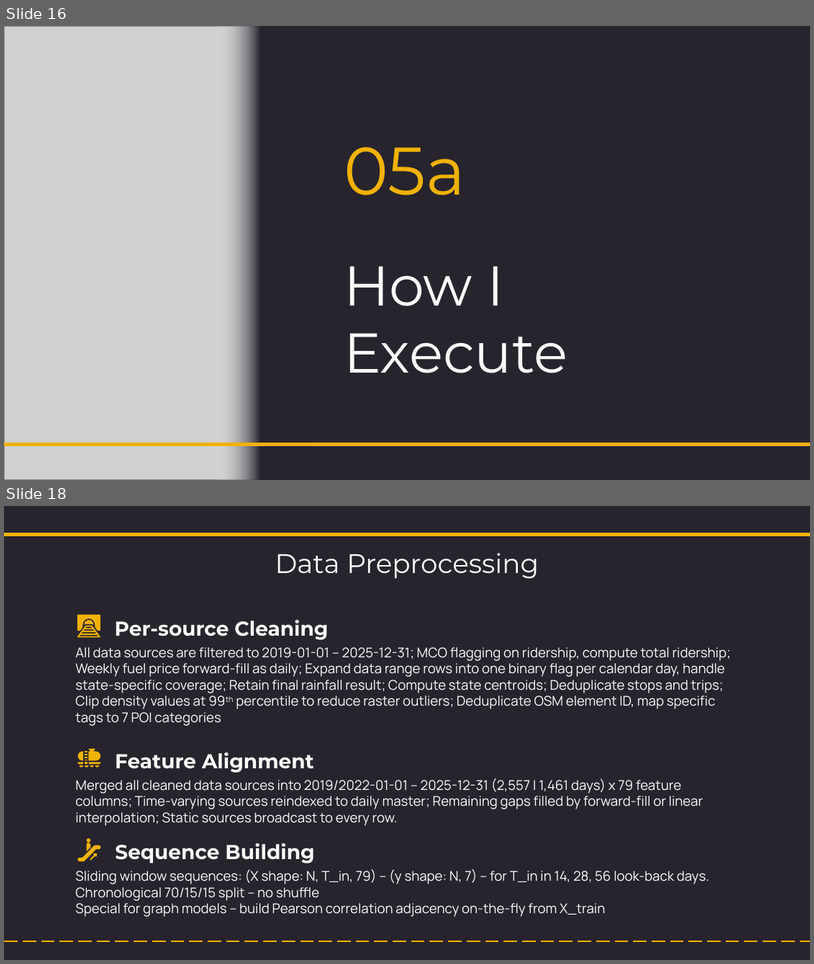
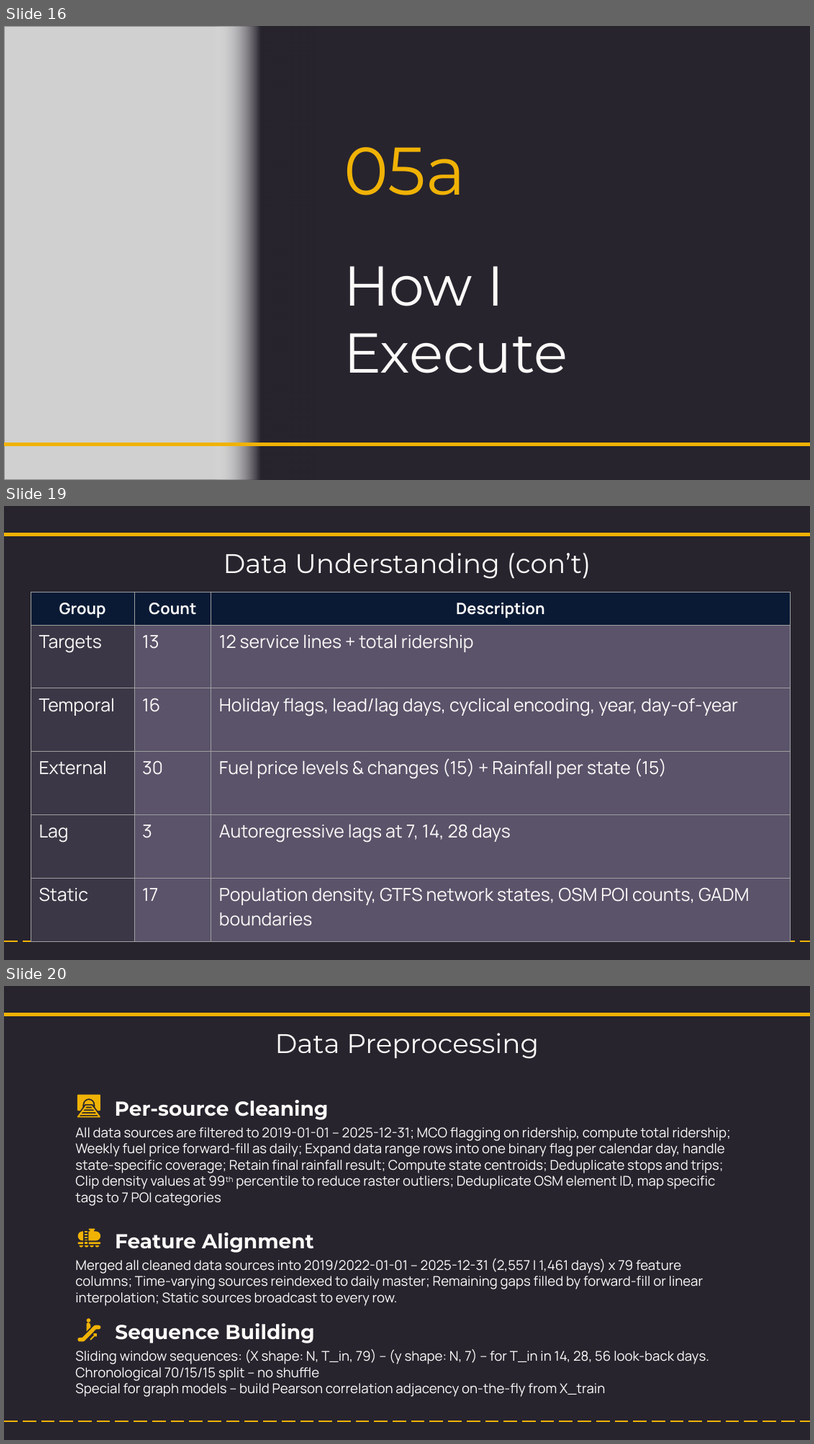
Before and after one commit to NightfuryEquinn/Ridership, a slide deck: docs/24202141_yipzixian_p1_presentation_revised.pptx. Shown one above the other, each under a label of ours: slides 16 and 18 before the commit, slides 16, 19 and 20 after it; the slides between them are not shown. The pictures are 814x964 and 814x1444 pixels, drawn with LibreOffice and Linux fonts; fonts in the diff are those of the drawing; grey boxes stand for pictures. Boxes give left, top, right and bottom in pixels: in the first picture for what was removed or moved away, otherwise in the second. Text is boxed around its words. In the diff, an @@ line names an element or a change of style, - is before the commit and + after.

```diff
--- a/docs/24202141_yipzixian_p1_presentation_revised.pptx
+++ b/docs/24202141_yipzixian_p1_presentation_revised.pptx
@@ slide 19 added at <box>4,506,810,960</box>, background #27242E; not listed: 2 template elements that a slide beside it also shows @@
@@ text added at <box>224,553,592,579</box>, 24 pt, text #FCFAF8 @@
+Data Understanding (con’t)
@@ table added at <box>31,592,790,941</box>, 6 rows, 3 columns @@
+Group | Count | Description
+Targets | 13 | 12 service lines + total ridership
+Temporal | 16 | Holiday flags, lead/lag days, cyclical encoding, year, day-of-year
+External | 30 | Fuel price levels & changes (15) + Rainfall per state (15)
+Lag | 3 | Autoregressive lags at 7, 14, 28 days
+Static | 17 | Population density, GTFS network states, OSM POI counts, GADM boundaries
@@ what was slide 18 is now slide 20 @@
```
Also in this commit, not shown: 3 slides changed, 4 other slides added, 1 slide removed, 25 other files.
